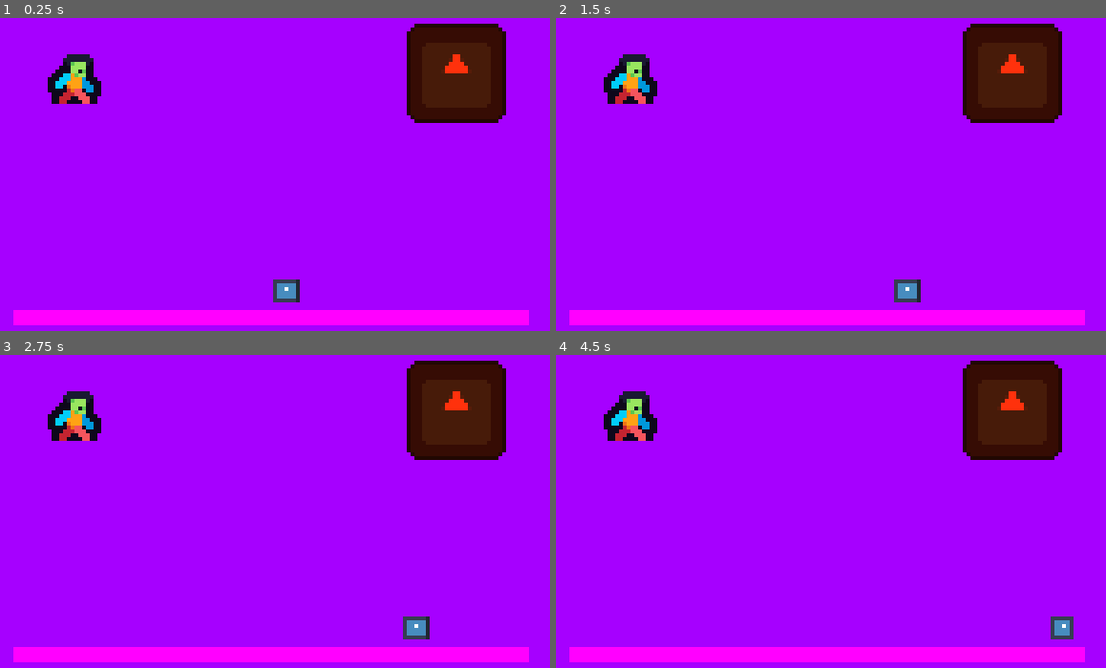
Above: before the commit, frames 1-4 (two rows, left to right).
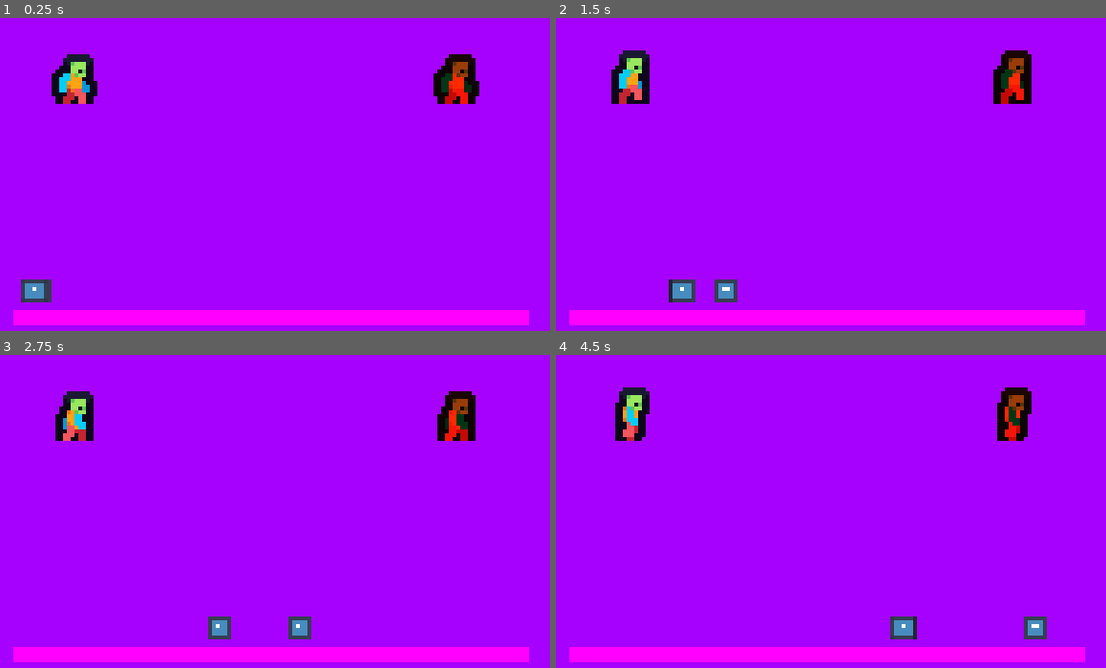
Above: after the commit, the same moments.

Repository: JohnathanRH/GBJAM
Game: Godot game, scene res://screens/main_game.tscn
Same seed, same stepped clock (60 frames per second), same inputs: the game is played once before the commit and once after it. Before the commit the project has no main scene; this scene is started directly in both runs. The engine's default icon, where the game draws it, is replaced by a stand-in: a white triangle on a blue panel in a dark square.
Inputs:
- Up to frame 1 (0.25 s): no input
- Up to frame 2 (1.5 s): no input
- Up to frame 3 (2.75 s): no input
- Up to frame 4 (4.5 s): no input

The runs differ from the first frame. In frame 1, 6.6% of the frame differs, in the area x 3-93%, y 1-91%; in frame 2, 7.3%; in frame 3, 7.2%; in frame 4, 7.5%, in the area x 8-95%, y 1-91%.

Commit message:
Intent, and card data structure

Diff:
--- /dev/null
+++ b/wild-west/common/autoloads/combat_server.gd
@@ -0,0 +1,10 @@
+extends Node
+
+# Currently unused. Will be used if there are more than 1 enemy
+
+var PLAYER: Player
+var ENEMY: Enemy
+#var enemies: Array[Enemy]
+
+#func fire_bullet(at: Entity, bullet: Bullet) -> void:
+	#pass
--- /dev/null
+++ b/wild-west/common/behaviours/behaviour.gd
@@ -0,0 +1,30 @@
+extends Node
+class_name Behaviour
+
+@onready var behaviour_man := self.get_parent() as BehaviourMan
+
+signal ChangeBehaviour
+
+func Setup() -> void:
+	pass
+
+func Preload() -> void:
+	pass
+
+func Enter() -> void:
+	pass
+
+func Update(delta : float) -> void:
+	pass
+
+func Update_Physics(delta : float) -> void:
+	pass
+
+func Unhandled_Input(event: InputEvent) -> void:
+	pass
+
+func On_Next_Frame() -> void:
+	pass
+
+func Exit() -> void:
+	pass
--- /dev/null
+++ b/wild-west/common/behaviours/behaviour_man.gd
@@ -0,0 +1,58 @@
+extends Node
+class_name BehaviourMan
+
+@export var initBehaviour : Behaviour
+var currentBehaviour : Behaviour
+var behaviours := {} as Dictionary
+
+signal BehaviourEntered(behaviour: Behaviour)
+signal BehaviourExited(behaviour: Behaviour)
+
+func add_new_behaviour(behaviour : Behaviour) -> void:
+	add_child(behaviour)
+	behaviours[behaviour.name.to_lower()] = behaviour
+	behaviour.ChangeBehaviour.connect(_on_change_behaviour)
+
+func _ready():
+	for child in get_children():
+		if child is Behaviour:
+			behaviours[child.name.to_lower()] = child
+			child.ChangeBehaviour.connect(_on_change_behaviour)
+			child.Setup()
+	if initBehaviour:
+		currentBehaviour = initBehaviour
+		currentBehaviour.Enter()
+
+func _enter_tree() -> void:
+	if currentBehaviour:
+		currentBehaviour.Preload()
+
+func _process(delta):
+	if currentBehaviour:
+		currentBehaviour.Update(delta)
+
+func _physics_process(delta):
+	if currentBehaviour:
+		currentBehaviour.Update_Physics(delta)
+
+func _unhandled_input(event: InputEvent) -> void:
+	if currentBehaviour:
+		currentBehaviour.Unhandled_Input(event)
+
+func _on_change_behaviour(behaviour : Behaviour, newBehaviourKey : String):
+	if (behaviour != currentBehaviour):
+		print("Debug: behaviour must be equal to currentBehaviour in order to switch")
+		print("The behaviour in the param is "+behaviour.name+"\n"+"While the currentBehaviour is "+currentBehaviour.name)
+
+	var newBehaviour = behaviours[newBehaviourKey.to_lower()] as Behaviour
+	if !newBehaviour:
+		print("Debug: behaviour "+newBehaviourKey+" does not exist")
+		return
+
+	if currentBehaviour:
+		#print("exiting")
+		currentBehaviour.Exit()
+		BehaviourExited.emit(currentBehaviour)
+	newBehaviour.Enter()
+	BehaviourEntered.emit(newBehaviour)
+	currentBehaviour = newBehaviour
--- /dev/null
+++ b/wild-west/common/behaviours/behaviour_man.tscn
@@ -0,0 +1,6 @@
+[gd_scene format=3 uid="uid://bmrolxvaviq5"]
+
+[ext_resource type="Script" uid="uid://barqiyliqhwqb" path="res://common/behaviours/behaviour_man.gd" id="1_otd0b"]
+
+[node name="behaviour_man" type="Node" unique_id=460423456]
+script = ExtResource("1_otd0b")
--- a/wild-west/common/classes/entities.gd
+++ b/wild-west/common/classes/entities.gd
@@ -1,11 +1,61 @@
+@abstract
 extends AnimatedSprite2D
 class_name Entity
 
-# Called when the node enters the scene tree for the first time.
+@export var entity_resource: EntityResource
+var hp: float
+var gauge_duration: float = 5.0
+var max_gauge: float = 5.0
+var bullets: Array[BulletResource]
+var selected_bullet: BulletResource
+
+var gauge_filled: float = 0.0
+var gauge_tween: Tween
+var under_influence: Dictionary[String, LingeringBullet]
+
+func _init() -> void:
+	add_to_group("entities")
+
 func _ready() -> void:
-	pass # Replace with function body.
+	mirror_entity_resource()
+	fill_gauge()
+	play()
+
+func fill_gauge() -> void:
+	gauge_tween = create_tween()
+	gauge_tween.finished.connect(reset_gauge)
+	gauge_tween.finished.connect(fire_bullet)
+	gauge_tween.tween_property(self, "gauge_filled", max_gauge, gauge_duration)
+	gauge_tween.set_trans(Tween.TRANS_LINEAR)
+	gauge_tween.play()
+
+@abstract func fire_bullet() -> void
+
+func reset_gauge() -> void:
+	if gauge_tween:
+		gauge_tween.kill()
+	gauge_filled = 0.0
+	fill_gauge()
+
+func register_influence(bullet: LingeringBullet) -> void:
+	var timer = LingerTimer.new()
+	timer.wait_time = bullet.linger_duration
+	timer.timeout.connect(bullet.reset_effect)
+	timer.timeout.connect(checkout_influence)
+	add_child(timer)
+
+	#under_influence[bullet.resource_name] = bullet
 
 
-# Called every frame. 'delta' is the elapsed time since the previous frame.
-func _process(delta: float) -> void:
+func checkout_influence() -> void:
+	print("Checked out")
 	pass
+	#under_influence
+	#under_influence.front
+	#under_influence.pop_front()
+
+func mirror_entity_resource() -> void:
+	hp = entity_resource.hp
+	gauge_duration = entity_resource.gauge_duration
+	bullets = entity_resource.bullets
+	max_gauge = entity_resource.max_gauge
--- a/wild-west/common/gauge_bar/gauge_bar.gd
+++ b/wild-west/common/gauge_bar/gauge_bar.gd
@@ -3,22 +3,21 @@
 
 var icon_scn = preload("res://common/gauge_icon/gauge_icon.tscn")
 
-@export var entities: Array[Entity]
 @export var duration: float = 2.0
 @export var icon_offset: float = 7.0
 
-var icons: Dictionary[Entity, GaugeIcon]
+#var icons: Dictionary[Entity, GaugeIcon]
 var end_position: Vector2
 
 func _ready() -> void:
 	var width = $Bar.texture.get_width() * $Bar.scale.x
 	end_position = Vector2(width, $Bar.position.y - icon_offset)
 
-	for entity in entities:
+	for entity in get_tree().get_nodes_in_group("entities"):
 		var icon = icon_scn.instantiate() as GaugeIcon
-		icon.position = Vector2($Bar.position.x, $Bar.position.y - icon_offset)
-		icon.duration = duration
+		icon.start_position = Vector2(0, $Bar.position.y - icon_offset)
 		icon.end_position = end_position
+		icon.entity = entity
+
 		add_child(icon)
-		icon.play()
-		icons[entity] = icon
+		#icons[entity] = icon
--- a/wild-west/common/gauge_icon/gauge_icon.gd
+++ b/wild-west/common/gauge_icon/gauge_icon.gd
@@ -2,23 +2,23 @@
 class_name GaugeIcon
 
 var duration: float
+var start_position: Vector2
 var end_position: Vector2
-var tween: Tween
+var entity: Entity
+var filled_ratio: float
+
+@onready var x_difference = end_position.x - start_position.x
 
 func _ready() -> void:
-	pass # Replace with function body.
+	if !entity.entity_resource.gauge_icon:
+		print("WARNING: No gauge icon detected in "+ entity.name +" resource")
+	texture = entity.entity_resource.gauge_icon
+	position = start_position
 
+func _process(delta: float) -> void:
+	filled_ratio = entity.gauge_filled / entity.max_gauge
+	var current_position = Vector2(start_position.x + (x_difference * filled_ratio), start_position.y)
+	position = current_position
 
-# Called every frame. 'delta' is the elapsed time since the previous frame.
-func _process(delta: float) -> void:
-	pass
-
-func play() -> void:
-	if !tween or !tween.is_valid():
-		tween = create_tween()
-	tween.tween_property(self, "position", end_position, duration)
-	tween.set_trans(Tween.TRANS_LINEAR)
-	tween.play()
-
-func slow(speed_scale: float):
-	tween.set_speed_scale(speed_scale)
+func reset() -> void:
+	position = start_position
--- a/wild-west/common/gauge_icon/gauge_icon.tscn
+++ b/wild-west/common/gauge_icon/gauge_icon.tscn
@@ -1,9 +1,7 @@
 [gd_scene format=3 uid="uid://dvvacctrpfeii"]
 
-[ext_resource type="Texture2D" uid="uid://bd1icnfhvywqa" path="res://icon.svg" id="1_g6mdb"]
 [ext_resource type="Script" uid="uid://dchwfsxus1o6a" path="res://common/gauge_icon/gauge_icon.gd" id="2_vruvn"]
 
 [node name="GaugeIcon" type="Sprite2D" unique_id=1120436396]
 scale = Vector2(0.05, 0.05)
-texture = ExtResource("1_g6mdb")
 script = ExtResource("2_vruvn")
--- /dev/null
+++ b/wild-west/common/one_use_timer/one_use_timer.gd
@@ -0,0 +1,10 @@
+extends Timer
+class_name LingerTimer
+
+func _init() -> void:
+	one_shot = true
+	autostart = true
+
+func _ready() -> void:
+	pass
+	#timeout.connect(queue_free)
--- /dev/null
+++ b/wild-west/common/resources/bullet.gd
@@ -0,0 +1,8 @@
+@abstract
+extends Resource
+class_name BulletResource
+
+@export var icon: CompressedTexture2D
+@export var potency: Variant
+
+@abstract func fire(at: Entity) -> void
--- /dev/null
+++ b/wild-west/common/resources/entity.gd
@@ -0,0 +1,9 @@
+extends Resource
+class_name EntityResource
+
+@export var hp: float
+@export var gauge_duration: float = 5.0
+@export var bullets: Array[BulletResource] = []
+@export var max_gauge: float = 5.0
+
+@export var gauge_icon: CompressedTexture2D
--- /dev/null
+++ b/wild-west/common/resources/lingering_bullet.gd
@@ -0,0 +1,8 @@
+@abstract
+extends BulletResource
+class_name LingeringBullet
+
+@export var linger_duration: float
+var remembered_entity: Entity
+
+@abstract func reset_effect() -> void
--- /dev/null
+++ b/wild-west/entities/enemy/enemy.gd
@@ -0,0 +1,18 @@
+extends Entity
+class_name Enemy
+
+@onready var player = get_tree().get_first_node_in_group("player") as Player
+
+func _ready() -> void:
+	super._ready()
+	select_random_bullet()
+
+func fire_bullet() -> void:
+	if selected_bullet:
+		print("Enemy fired "+ selected_bullet.resource_name)
+		selected_bullet.fire(player)
+	select_random_bullet()
+
+func select_random_bullet() -> void:
+	selected_bullet = bullets.pick_random()
+	print(selected_bullet)
--- /dev/null
+++ b/wild-west/entities/enemy/enemy.tscn
@@ -0,0 +1,87 @@
+[gd_scene format=3 uid="uid://dnmrl758eac4u"]
+
+[ext_resource type="Texture2D" uid="uid://gm4ycwjyvw54" path="res://assets/TESTONLY/2DPCT_Walk.png" id="1_3fvr7"]
+[ext_resource type="Script" uid="uid://cnocosws4bha4" path="res://entities/enemy/enemy.gd" id="1_ksmh7"]
+
+[sub_resource type="AtlasTexture" id="AtlasTexture_4wwj3"]
+atlas = ExtResource("1_3fvr7")
+region = Rect2(0, 0, 16, 16)
+
+[sub_resource type="AtlasTexture" id="AtlasTexture_d50e0"]
+atlas = ExtResource("1_3fvr7")
+region = Rect2(16, 0, 16, 16)
+
+[sub_resource type="AtlasTexture" id="AtlasTexture_61ikd"]
+atlas = ExtResource("1_3fvr7")
+region = Rect2(32, 0, 16, 16)
+
+[sub_resource type="AtlasTexture" id="AtlasTexture_721x4"]
+atlas = ExtResource("1_3fvr7")
+region = Rect2(48, 0, 16, 16)
+
+[sub_resource type="AtlasTexture" id="AtlasTexture_eaj7m"]
+atlas = ExtResource("1_3fvr7")
+region = Rect2(64, 0, 16, 16)
+
+[sub_resource type="AtlasTexture" id="AtlasTexture_a8fs5"]
+atlas = ExtResource("1_3fvr7")
+region = Rect2(80, 0, 16, 16)
+
+[sub_resource type="AtlasTexture" id="AtlasTexture_7vrfk"]
+atlas = ExtResource("1_3fvr7")
+region = Rect2(96, 0, 16, 16)
+
+[sub_resource type="AtlasTexture" id="AtlasTexture_4ohlc"]
+atlas = ExtResource("1_3fvr7")
+region = Rect2(112, 0, 16, 16)
+
+[sub_resource type="SpriteFrames" id="SpriteFrames_3fvr7"]
+animations = [{
+"frames": [{
+"duration": 1.0,
+"texture": SubResource("AtlasTexture_4wwj3")
+}, {
+"duration": 1.0,
+"texture": SubResource("AtlasTexture_d50e0")
+}, {
+"duration": 1.0,
+"texture": SubResource("AtlasTexture_61ikd")
+}, {
+"duration": 1.0,
+"texture": SubResource("AtlasTexture_721x4")
+}, {
+"duration": 1.0,
+"texture": SubResource("AtlasTexture_eaj7m")
+}, {
+"duration": 1.0,
+"texture": SubResource("AtlasTexture_a8fs5")
+}, {
+"duration": 1.0,
+"texture": SubResource("AtlasTexture_7vrfk")
+}, {
+"duration": 1.0,
+"texture": SubResource("AtlasTexture_4ohlc")
+}],
+"loop": 1,
+"name": &"default",
+"speed": 5.0
+}]
+
+[node name="Enemy" type="AnimatedSprite2D" unique_id=465984190 groups=["enemies", "entities"]]
+self_modulate = Color(1, 0.2627451, 0.08627451, 1)
+sprite_frames = SubResource("SpriteFrames_3fvr7")
+script = ExtResource("1_ksmh7")
+
+[node name="BulletPlaceholder" type="Label" parent="." unique_id=511017424]
+visible = false
+offset_left = -26.0
+offset_top = -31.0
+offset_right = 27.0
+offset_bottom = -8.0
+text = "*bam*"
+
+[node name="BulletPHTimer" type="Timer" parent="." unique_id=203609575]
+wait_time = 0.6
+one_shot = true
+
+[connection signal="timeout" from="BulletPHTimer" to="." method="_on_bullet_ph_timer_timeout"]
--- a/wild-west/entities/player/player.gd
+++ b/wild-west/entities/player/player.gd
@@ -1,12 +1,11 @@
 extends Entity
 class_name Player
 
+@onready var enemy: Entity = get_tree().get_first_node_in_group("enemies") as Enemy
 
-# Called when the node enters the scene tree for the first time.
-func _ready() -> void:
-	pass # Replace with function body.
+func fire_bullet() -> void:
+	if selected_bullet:
+		selected_bullet.fire(enemy)
 
-
-# Called every frame. 'delta' is the elapsed time since the previous frame.
-func _process(delta: float) -> void:
-	pass
+#func _on_bullet_ph_timer_timeout() -> void:
+	#$BulletPlaceholder.visible = false
--- /dev/null
+++ b/wild-west/entities/player/player.tres
@@ -0,0 +1,11 @@
+[gd_resource type="Resource" script_class="EntityResource" format=3 uid="uid://bp4b74uqyp4qa"]
+
+[ext_resource type="Script" uid="uid://c0lodpuau3xw2" path="res://common/resources/bullet.gd" id="1_5m764"]
+[ext_resource type="Texture2D" uid="uid://bd1icnfhvywqa" path="res://icon.svg" id="1_irhpw"]
+[ext_resource type="Script" uid="uid://dwfgbovhpre8f" path="res://common/resources/entity.gd" id="3_3cha7"]
+
+[resource]
+script = ExtResource("3_3cha7")
+hp = 10.0
+gauge_icon = ExtResource("1_irhpw")
+metadata/_custom_type_script = "uid://dwfgbovhpre8f"
--- a/wild-west/entities/player/player.tscn
+++ b/wild-west/entities/player/player.tscn
@@ -2,6 +2,7 @@
 
 [ext_resource type="Texture2D" uid="uid://gm4ycwjyvw54" path="res://assets/TESTONLY/2DPCT_Walk.png" id="1_abrql"]
 [ext_resource type="Script" uid="uid://bd86081xkxcfn" path="res://entities/player/player.gd" id="2_abrql"]
+[ext_resource type="Resource" uid="uid://bp4b74uqyp4qa" path="res://entities/player/player.tres" id="3_sglur"]
 
 [sub_resource type="AtlasTexture" id="AtlasTexture_sglur"]
 atlas = ExtResource("1_abrql")
@@ -67,7 +68,23 @@
 "speed": 5.0
 }]
 
-[node name="Player" type="AnimatedSprite2D" unique_id=723710504]
+[node name="Player" type="AnimatedSprite2D" unique_id=723710504 groups=["entities", "player"]]
 sprite_frames = SubResource("SpriteFrames_s1fef")
-frame_progress = 0.6096145
+frame_progress = 0.09709976
 script = ExtResource("2_abrql")
+entity_resource = ExtResource("3_sglur")
+
+[node name="BulletPlaceholder" type="Label" parent="." unique_id=458062757]
+visible = false
+offset_left = -13.0
+offset_top = -16.0
+offset_right = 14.0
+offset_bottom = -4.0
+theme_override_font_sizes/font_size = 8
+text = "*Bam*"
+
+[node name="BulletPHTimer" type="Timer" parent="." unique_id=111385604]
+wait_time = 0.6
+one_shot = true
+
+[connection signal="timeout" from="BulletPHTimer" to="." method="_on_bullet_ph_timer_timeout"]
--- a/wild-west/project.godot
+++ b/wild-west/project.godot
@@ -11,6 +11,7 @@
 [application]
 
 config/name="GBJAM Game"
+run/main_scene="uid://cwcupajhgky7e"
 config/features=PackedStringArray("4.7", "GL Compatibility")
 config/icon="res://icon.svg"
 
@@ -28,6 +29,12 @@
 window/stretch/aspect="expand"
 window/stretch/scale_mode="integer"
 
+[global_group]
+
+entities=""
+player=""
+enemies=""
+
 [physics]
 
 3d/physics_engine="Jolt Physics"
--- /dev/null
+++ b/wild-west/props/bullets/boost_potency/boost_potency.tres
@@ -0,0 +1,7 @@
+[gd_resource type="Resource" script_class="BulletResource" format=3 uid="uid://b0ivp55gb34dl"]
+
+[ext_resource type="Script" uid="uid://c0lodpuau3xw2" path="res://common/resources/bullet.gd" id="1_kehr0"]
+
+[resource]
+script = ExtResource("1_kehr0")
+metadata/_custom_type_script = "uid://c0lodpuau3xw2"
--- /dev/null
+++ b/wild-west/props/bullets/damage_bullet/22lr.tres
@@ -0,0 +1,8 @@
+[gd_resource type="Resource" script_class="DamageBullet" format=3 uid="uid://dulgcwk5ykdbo"]
+
+[ext_resource type="Script" uid="uid://11p4xq0oh645" path="res://props/bullets/damage_bullet/damage_bullet.gd" id="1_isspl"]
+
+[resource]
+script = ExtResource("1_isspl")
+potency = 1.0
+metadata/_custom_type_script = "uid://11p4xq0oh645"
--- /dev/null
+++ b/wild-west/props/bullets/damage_bullet/45magnum.tres
@@ -0,0 +1,8 @@
+[gd_resource type="Resource" script_class="DamageBullet" format=3 uid="uid://cl17as3rpqntr"]
+
+[ext_resource type="Script" uid="uid://11p4xq0oh645" path="res://props/bullets/damage_bullet/damage_bullet.gd" id="1_qcfd5"]
+
+[resource]
+script = ExtResource("1_qcfd5")
+potency = 3.0
+metadata/_custom_type_script = "uid://11p4xq0oh645"
--- /dev/null
+++ b/wild-west/props/bullets/damage_bullet/9mm.tres
@@ -0,0 +1,8 @@
+[gd_resource type="Resource" script_class="DamageBullet" format=3 uid="uid://cvjc7kff05eej"]
+
+[ext_resource type="Script" uid="uid://11p4xq0oh645" path="res://props/bullets/damage_bullet/damage_bullet.gd" id="1_8nt1r"]
+
+[resource]
+script = ExtResource("1_8nt1r")
+potency = 6.0
+metadata/_custom_type_script = "uid://11p4xq0oh645"
--- /dev/null
+++ b/wild-west/props/bullets/damage_bullet/damage_bullet.gd
@@ -0,0 +1,5 @@
+extends BulletResource
+class_name DamageBullet
+
+func fire(at: Entity) -> void:
+	at.hp -= potency
--- /dev/null
+++ b/wild-west/props/bullets/slow_gauge/regular.tres
@@ -0,0 +1,9 @@
+[gd_resource type="Resource" script_class="SlowGauge" format=3 uid="uid://bj66et3eljn67"]
+
+[ext_resource type="Script" uid="uid://ce4g4orp0to1x" path="res://props/bullets/slow_gauge/slow_gauge.gd" id="1_6nfrn"]
+
+[resource]
+script = ExtResource("1_6nfrn")
+linger_duration = 2.0
+potency = 0.1
+metadata/_custom_type_script = "uid://ce4g4orp0to1x"
--- /dev/null
+++ b/wild-west/props/bullets/slow_gauge/slow_gauge.gd
@@ -0,0 +1,16 @@
+extends LingeringBullet
+class_name SlowGauge
+
+var gauge_tween: Tween
+
+func fire(at: Entity) -> void:
+	remembered_entity = at
+	at.register_influence(self)
+	gauge_tween = at.gauge_tween
+	gauge_tween.set_speed_scale(potency)
+
+func reset_effect() -> void:
+	print("Effect reset function triggered")
+	if remembered_entity.gauge_tween == gauge_tween:
+		print("Effect reset")
+		gauge_tween.set_speed_scale(1.0)
--- a/wild-west/screens/main_game.tscn
+++ b/wild-west/screens/main_game.tscn
@@ -3,8 +3,21 @@
 [ext_resource type="PackedScene" uid="uid://d38lxq2d0n56j" path="res://entities/player/player.tscn" id="1_hs5nc"]
 [ext_resource type="Texture2D" uid="uid://bd1icnfhvywqa" path="res://icon.svg" id="1_nwy7p"]
 [ext_resource type="PackedScene" uid="uid://dl5grlf6nqrtr" path="res://common/gauge_bar/gauge_bar.tscn" id="2_hs5nc"]
+[ext_resource type="PackedScene" uid="uid://dnmrl758eac4u" path="res://entities/enemy/enemy.tscn" id="2_phyky"]
+[ext_resource type="Script" uid="uid://c0lodpuau3xw2" path="res://common/resources/bullet.gd" id="3_bq5v2"]
+[ext_resource type="Resource" uid="uid://dulgcwk5ykdbo" path="res://props/bullets/damage_bullet/22lr.tres" id="4_bq5v2"]
+[ext_resource type="Resource" uid="uid://bj66et3eljn67" path="res://props/bullets/slow_gauge/regular.tres" id="5_cuh3k"]
+[ext_resource type="Script" uid="uid://dwfgbovhpre8f" path="res://common/resources/entity.gd" id="7_q5ngc"]
 
 [sub_resource type="PlaceholderTexture2D" id="PlaceholderTexture2D_s1fef"]
+
+[sub_resource type="Resource" id="Resource_5m764"]
+script = ExtResource("7_q5ngc")
+hp = 10.0
+gauge_duration = 7.0
+bullets = Array[ExtResource("3_bq5v2")]([ExtResource("4_bq5v2"), ExtResource("5_cuh3k")])
+gauge_icon = ExtResource("1_nwy7p")
+metadata/_custom_type_script = "uid://dwfgbovhpre8f"
 
 [node name="MainGame" type="Node2D" unique_id=808725349]
 
@@ -17,13 +30,10 @@
 [node name="Player" parent="." unique_id=1634526488 instance=ExtResource("1_hs5nc")]
 position = Vector2(27.000008, 69.000015)
 
-[node name="Enemy" type="Sprite2D" parent="." unique_id=736211055]
-self_modulate = Color(1, 0.19215687, 0.047058824, 1)
+[node name="Enemy" parent="." unique_id=465984190 instance=ExtResource("2_phyky")]
 position = Vector2(127.00001, 69)
-scale = Vector2(0.19921881, 0.19921881)
-texture = ExtResource("1_nwy7p")
+entity_resource = SubResource("Resource_5m764")
 
-[node name="GaugeBar" parent="." unique_id=850369798 node_paths=PackedStringArray("entities") instance=ExtResource("2_hs5nc")]
+[node name="GaugeBar" parent="." unique_id=850369798 instance=ExtResource("2_hs5nc")]
 position = Vector2(12, 131)
-entities = [NodePath("../Player")]
 duration = 5.0
Binary file added: wild-west/assets/TESTONLY/symbol_heal.png
Not shown, added: wild-west/assets/TESTONLY/symbol_heal.png.import
Binary file added: wild-west/assets/TESTONLY/symbol_shield.png
Not shown, added: wild-west/assets/TESTONLY/symbol_shield.png.import
Binary file added: wild-west/assets/TESTONLY/symbol_slash.png
Not shown, added: wild-west/assets/TESTONLY/symbol_slash.png.import
Not shown, added: wild-west/common/autoloads/combat_server.gd.uid
Not shown, added: wild-west/common/behaviours/behaviour.gd.uid
Not shown, added: wild-west/common/behaviours/behaviour_man.gd.uid
Not shown, added: wild-west/common/one_use_timer/one_use_timer.gd.uid
Not shown, added: wild-west/common/resources/bullet.gd.uid
Not shown, added: wild-west/common/resources/entity.gd.uid
(and 4 more such lines)
